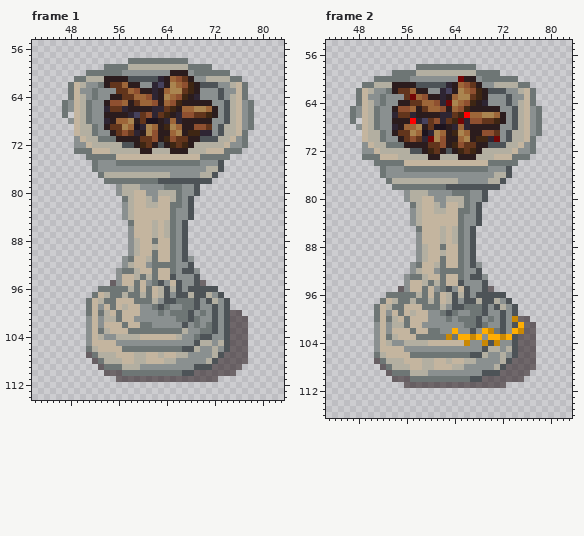
Pixel-art file, stored at EECS494-P3/Assets/Aesthetics/Sprites/AsepriteFiles/altar.aseprite. Above is the file before it was changed.
128x128 pixels, 19 frames. Shown: frame 1: x 42..83, y 55..114; frame 2: x 43..83, y 54..116. The commit also changed other frames, which this record leaves out.
Now the later version:
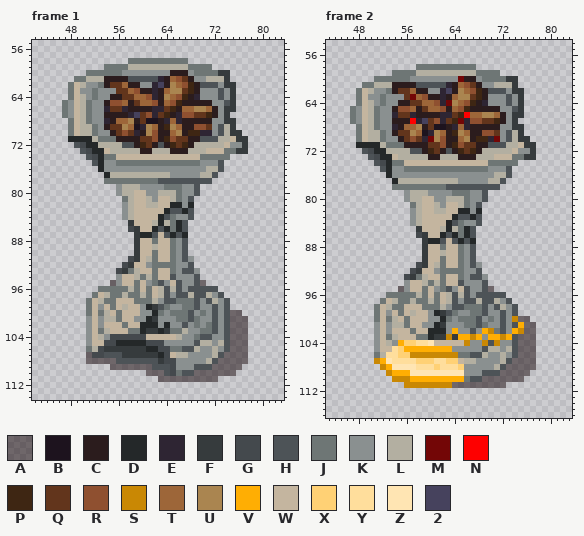
Palette (. is transparent): A #1000047f  B #1d131e  C #2b1c1d  D #242829  E #2e2533  F #363b3d  G #44494d  H #4d5357  J #6e7675  K #8a9090  L #b3afa1  M #730606  N #fe0000  P #3e2613  Q #62351c  R #8f5030  S #c98804  T #9d6639  U #aa8550  V #ffae03  W #c4b59f  X #ffd175  Y #ffde9c  Z #ffe5b3  2 #46425d
Commit message: Made the difference between broken and healed pedestal states more clear
The exact change:
layer "Altar" now hidden
layer "Broken alter" added
Changed rows in their new state; - is an unchanged pixel.
Frame 1:
first column x 48:
 60 -------------------------FF----
 61 --------------------------F..--
 62 --------------------------FF..-
 63 ---------------------------F..-
 64 ---------------------------F..-
 65 ---------------------------F...
 66 --------------------------FF...
 67 K-------------------------F....
 68 J-------------------------FF...
 69 J--------------------------F...
 70 J--------------------------FF.-
 71 DDDD------------------------FF-
 72 -HGDD------------------------F-
 73 -.HGDD----------------------FF-
 74 ---HGD-------------------------
 75 ----HD-------------------------
 76 ----.D-------------------------
 77 -----.D------------------------
first column x 56:
 82 ---------DD-D
 83 --------DHHD-
 84 -------DH----
 85 --F----D--D--
 86 --GF--DHD-D--
 87 --.FDDH-HDHD-
 88 --.F---------
 89 --.F---------
 90 --.F---------
 91 -.GF---------
 92 -GF----------
 93 GF-----------
first column x 51:
 99 ----------DF---
100 -----------D---
101 ----------DF---
102 ---------DDD-D-
103 ---------DFFDF-
104 ----GGGGGG-----
105 ---GGDDDDDGGG--
106 --GFFFFFFFDDGG-
107 -GGHHHFFFFFFDG-
108 A-AAAHHHHHHHFGG
109 --..AAAAAAAHHHG
110 ---.......AAAHG
111 -----.......---
Frame 2:
first column x 48:
 60 -------------------------FF----
 61 --------------------------F..--
 62 --------------------------FF..-
 63 ---------------------------F..-
 64 ---------------------------F..-
 65 ---------------------------F...
 66 --------------------------FF...
 67 K-------------------------F....
 68 J-------------------------FF...
 69 J--------------------------F...
 70 J--------------------------FF.-
 71 DDDD------------------------FF-
 72 -HGDD------------------------F-
 73 -.HGDD----------------------FF-
 74 ---HGD-------------------------
 75 ----HD-------------------------
 76 ----.D-------------------------
 77 -----.D------------------------
first column x 56:
 82 ---------DD-D
 83 --------DHHD-
 84 -------DH----
 85 --F----D--D--
 86 --GF--DHD-D--
 87 --.FDDH-HDHD-
 88 --.F---------
 89 --.F---------
 90 --.F---------
 91 -.GF---------
 92 -GF----------
 93 GF-----------
first column x 51:
 99 ----------DF---
100 -----------D---
101 ----------DF---
102 ---------DDD---
103 ---------DFF-F-
104 ----VXXYYZ-----
105 ---YXVVVVVVVV--
106 --YYXXSSSSSSSS-
107 SVZYYYYXXXYYXX-
108 -SVZZZZYYYXYYYX
109 --SVVVZZZZZZZZZ
110 ---SSSVVVVVVVVV
111 -----SSSSSSSS--
Pixel boxes of the changes (left, top, right, bottom) in both pictures:
changed: (218, 70, 254, 154)
changed: (68, 112, 110, 178)
changed: (116, 202, 194, 274)
changed: (86, 304, 176, 382)
changed: (506, 76, 542, 160)
changed: (356, 118, 398, 184)
changed: (404, 208, 482, 280)
changed: (374, 310, 464, 388)
